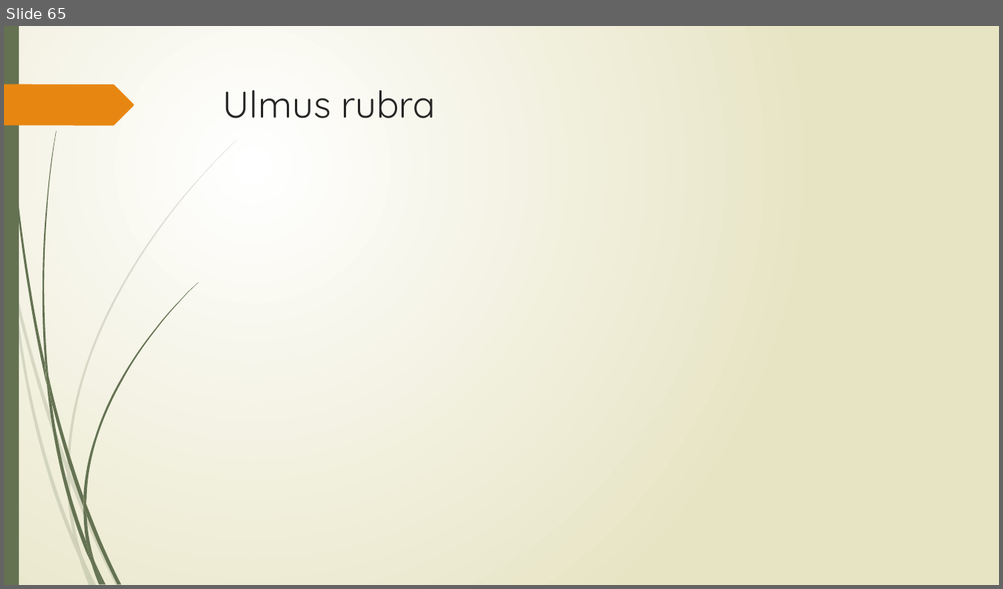
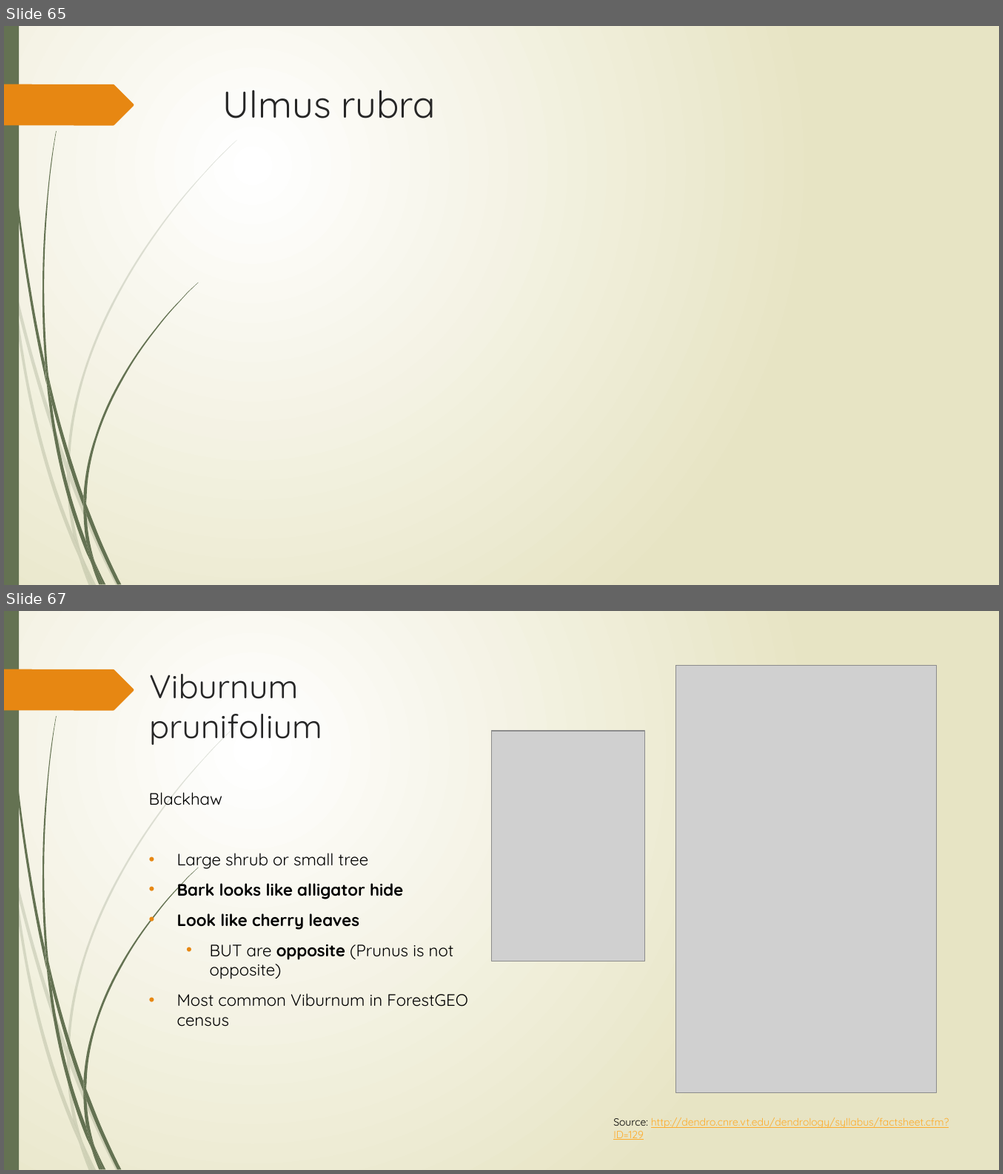
Before and after one commit to SCBI-ForestGEO/SCBI-ForestGEO-Data, a slide deck: species_lists/Full plant list/plants_in_ForestGEO_plot.pptx. Shown one above the other, each under a label of ours: slide 65 before the commit, slides 65 and 67 after it; the slides between them are not shown. The pictures are 1003x589 and 1003x1174 pixels, drawn with LibreOffice and Linux fonts; fonts in the diff are those of the drawing; grey boxes stand for pictures. Boxes give left, top, right and bottom in pixels: in the first picture for what was removed or moved away, otherwise in the second. Text is boxed around its words. In the diff, an @@ line names an element or a change of style, - is before the commit and + after.

```diff
--- a/species_lists/Full plant list/plants_in_ForestGEO_plot.pptx
+++ b/species_lists/Full plant list/plants_in_ForestGEO_plot.pptx
@@ slide 67 added at [4, 611, 999, 1170], background gradient #FFFFFF to #E8E6C4; not listed: 24 template elements that a slide beside it also shows @@
@@ title added at [149, 674, 322, 745], 32 pt, text #262626 @@
+Viburnum prunifolium
@@ picture added at [676, 666, 936, 1093] @@
@@ picture added at [491, 731, 644, 962] @@
@@ text added at [149, 792, 468, 1027], 16 pt, text #000000 @@
+Blackhaw
+• Large shrub or small tree
+• Bark looks like alligator hide
+• Look like cherry leaves
+  • BUT are opposite (Prunus is not opposite)
+• Most common Viburnum in ForestGEO census
@@ text added at [613, 1118, 949, 1140], 10 pt, text #FDAB2A, underline @@
+Source: http://dendro.cnre.vt.edu/dendrology/syllabus/factsheet.cfm?ID=129
```
Also in this commit, not shown: 12 slides changed, 3 other slides added, 4 slides removed.
